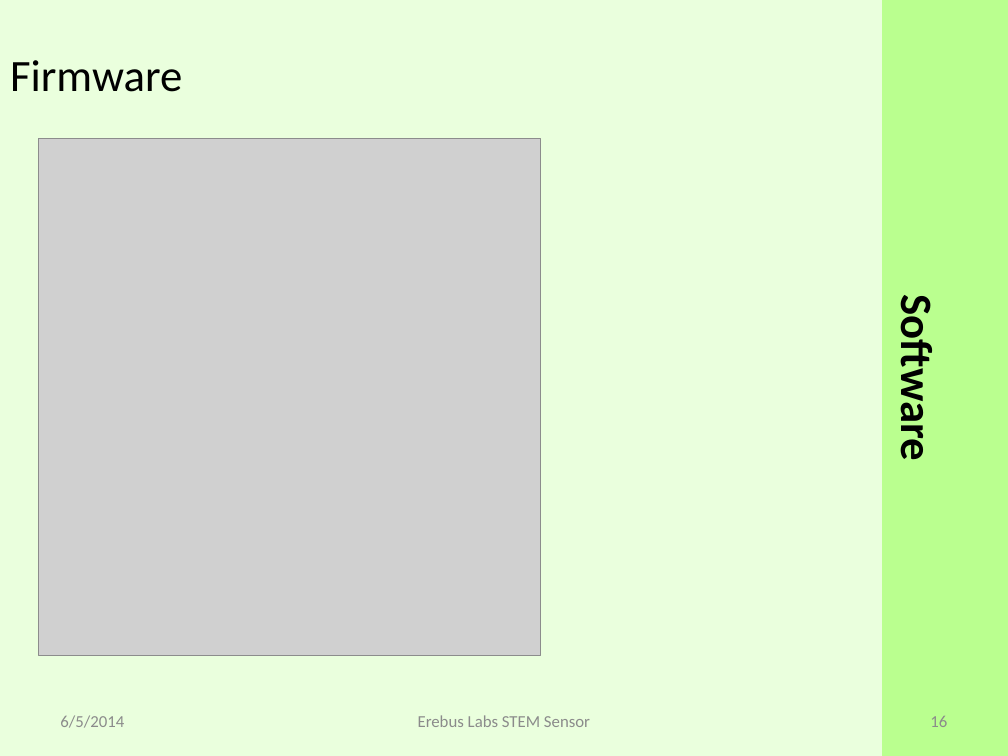
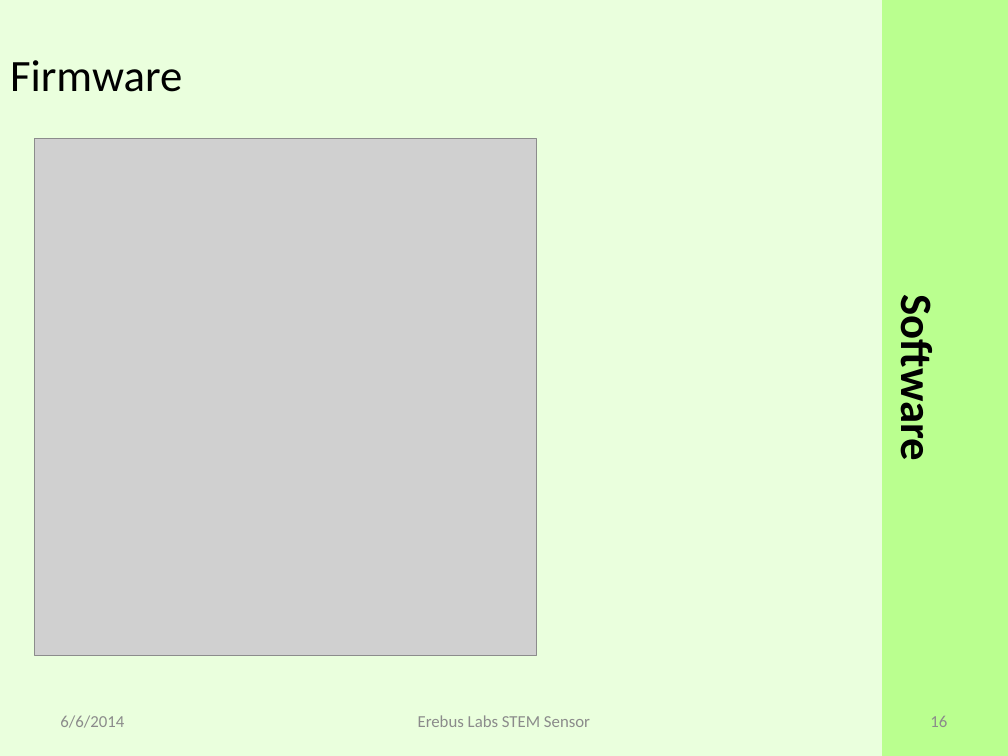
Before and after one commit to erebus-labs/PSU-VOC-SENSOR-2K14, a slide deck: slide 16 of Documents/source_documents/Presentation.pptx. Drawn at 1008x756 pixels with LibreOffice and Linux fonts; fonts in the diff are those of the drawing; grey boxes stand for pictures. Boxes give left, top, right and bottom in pixels: in the first picture for what was removed or moved away, otherwise in the second. Text is boxed around its words. In the diff, an @@ line names an element or a change of style, - is before the commit and + after.

```diff
--- a/Documents/source_documents/Presentation.pptx
+++ b/Documents/source_documents/Presentation.pptx
@@ picture: place and size @@
-picture at (38,138,540,654)
+picture at (34,138,536,654)
@@ text at (60,715,124,728): text changed @@
-6/5/2014
+6/6/2014
```
Also in this commit, not shown: 24 other slides changed.
